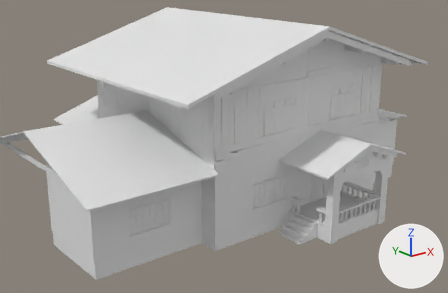
The FBX model Assets/ModelTest/HorrorHouse3D.fbx: old version first, new version second.
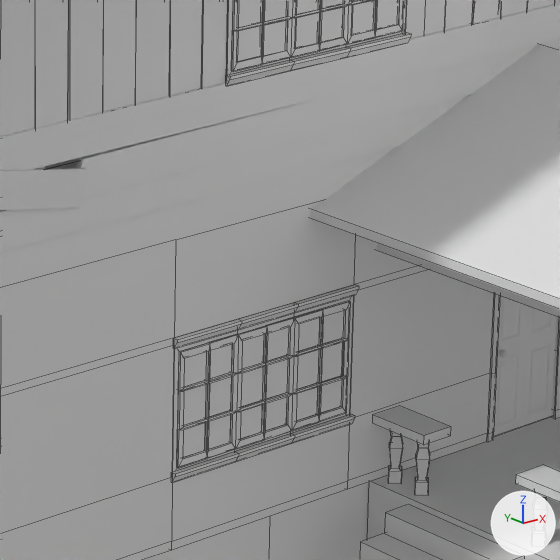
There are two pictures of each version: one from a 50 mm camera at (-22.52, -29.52, 14.63) aimed at (-2.61, -4.64, 4.68), one close up on the part from 50% to 72% of the width and 42% to 77% of the height. Lighting does not change. The marker at lower right points along +X, +Y and +Z. The close-ups show mesh edges as thin lines. Where no turn or scale is listed for an object, it has been applied to the vertices. Vertices at the same position are counted once.

Script lines for the objects in view, before the commit:
```python
me_plane_050 = bpy.data.meshes.new('Plane.050')
me_plane_050.from_pydata(...)  # 64 vertices, 54 faces; spans x -0.205..0.183, y 0.604..1.332, z -0.006..0.727
me_plane_050.materials.append(mat_fronthousepillarsmat)  # its picture is missing
me_plane_086 = bpy.data.meshes.new('Plane.086')
me_plane_086.from_pydata(...)  # 59 vertices, 44 faces; spans x -11.0..11.3, y -6.7..7.5, z 0.0..0.9
me_plane_086.materials.append(mat_floorground)  # its picture is missing
me_plane_097 = bpy.data.meshes.new('Plane.097')
me_plane_097.from_pydata(...)  # 470 vertices, 458 faces; spans x -1.2..1.2, y -0.09..0.09, z -0.74..0.74
me_plane_097.materials.append(mat_windowframe_restroomdoormat)  # its picture is missing
ob_cementfloor_003 = bpy.data.objects.new('CementFloor.003', me_plane_086)
ob_cementfloor_003.location = (0.0, 0.0, 0.0)
ob_railing_l_002 = bpy.data.objects.new('Railing_L.002', me_plane_050)
ob_railing_l_002.location = (0.59, -10.07, 0.91)
ob_windowframe_livingroom_009 = bpy.data.objects.new('WindowFrame_Livingroom.009', me_plane_097)
ob_windowframe_livingroom_009.location = (-1.13, -6.73, 2.37)
# also in view: 'FrontHouse_Roof.001' at (-0.01, -0.89, 7.5); 'WoodPlankWall2' at (1.46, -0.78, 4.84); 'GlassWindowFloor2' at (-0.51, -6.7, 6.86); 'WoodPlankWall' at (1.44, -0.76, 6.86); 'FrontHouse_Door.010' at (2.63, -6.7, 1.91)
```
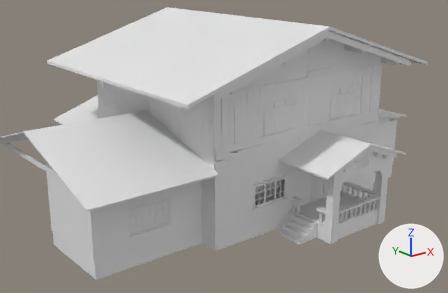
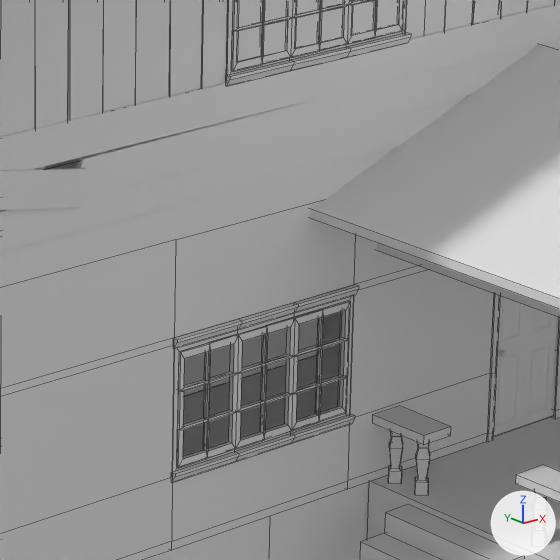
Where the change shows, as pixel boxes [x1, y1, x2, y2] in the close-ups (560 x 560 px):
```json
{"part": 1, "of": "me_plane_097", "change": "deleted", "before": [183, 311, 344, 458]}
```

Scene script edits in JSON lines:
```json
{"block": "me_plane_097", "where": "# used by ob_windowframe_livingroom_009; location = (-1.13, -6.73, 2.37)"}
{"op": "remove", "block": "me_plane_097", "code": "me_plane_097.from_pydata(...)  # 470 vertices, 458 faces; spans x -1.2..1.2, y -0.09..0.09, z -0.74..0.74"}
{"op": "add", "block": "me_plane_097", "code": "me_plane_097.from_pydata(...)  # 326 vertices, 350 faces; spans x -1.2..1.2, y -0.09..0.09, z -0.74..0.74"}
{"block": "me_plane_097", "change": "me_plane_097 part 1: 18 loose pieces with 144 vertices, spanning x -1.07..1.07, y -0.02, z -0.54..0.51, are deleted"}
```
